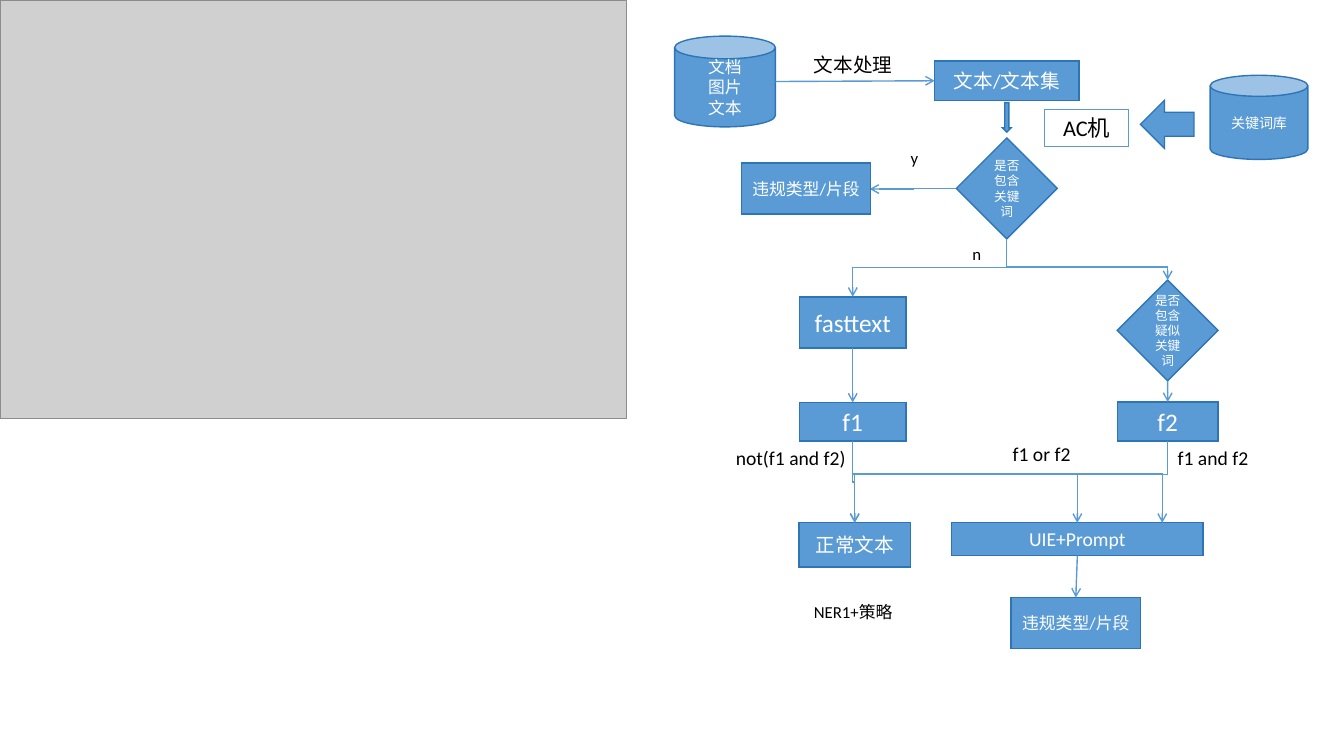
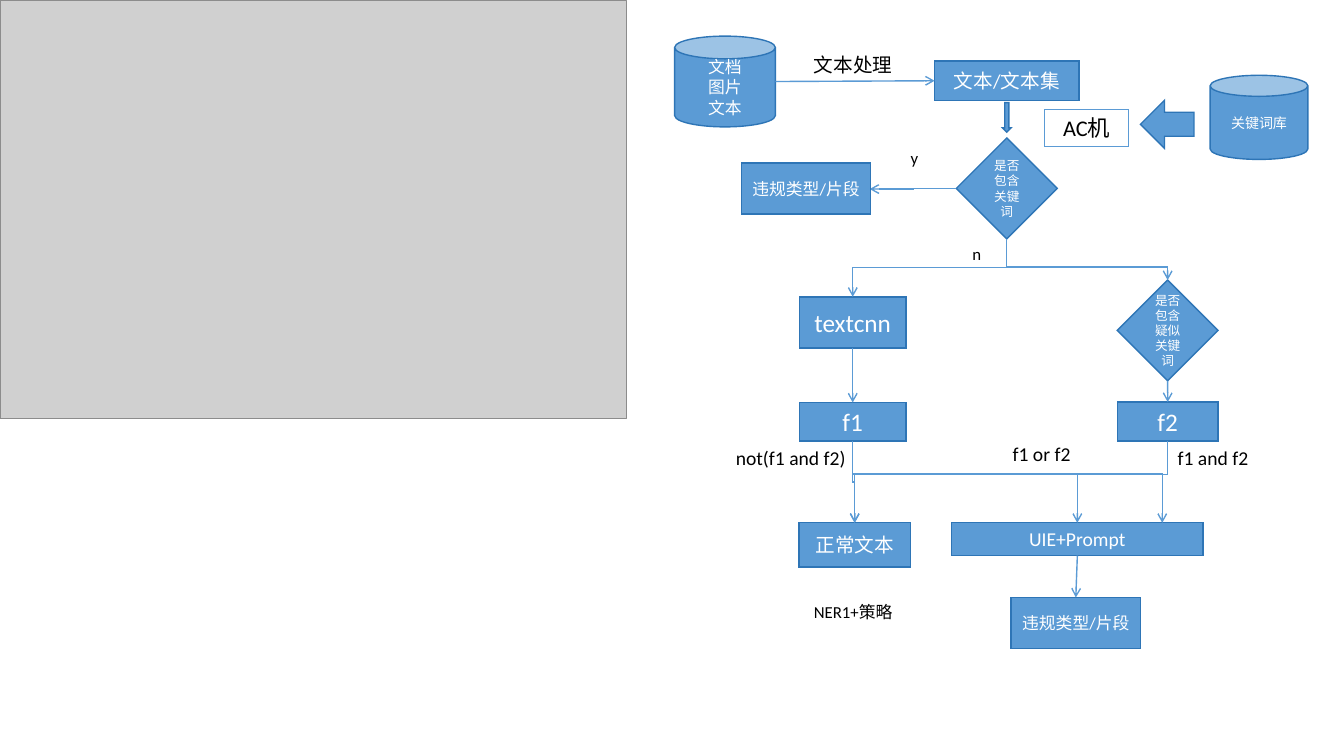
Before and after one commit to KATEhuang920909/qiji_compet, a slide deck: slide 6 of 流程图.pptx. Drawn at 1344x756 pixels with LibreOffice and Linux fonts; fonts in the diff are those of the drawing; grey boxes stand for pictures. Boxes give left, top, right and bottom in pixels: in the first picture for what was removed or moved away, otherwise in the second. Text is boxed around its words. In the diff, an @@ line names an element or a change of style, - is before the commit and + after.

```diff
--- a/流程图.pptx
+++ b/流程图.pptx
@@ text in rectangle at [814, 316, 891, 332]: text changed @@
-fasttext
+textcnn
```
Also in this commit, not shown: 1 other slide changed, 1 slide added, 16 other files.
